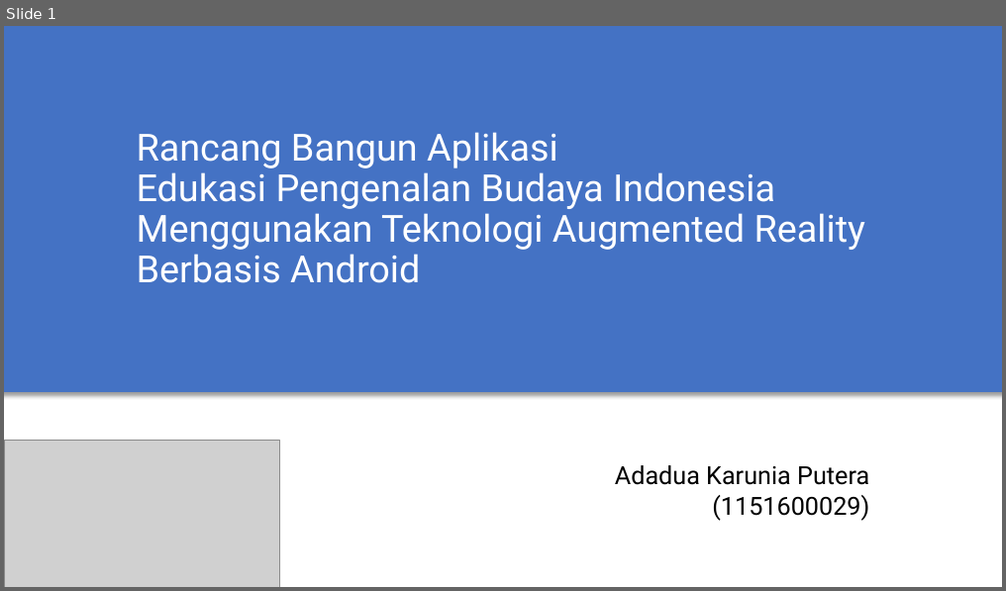
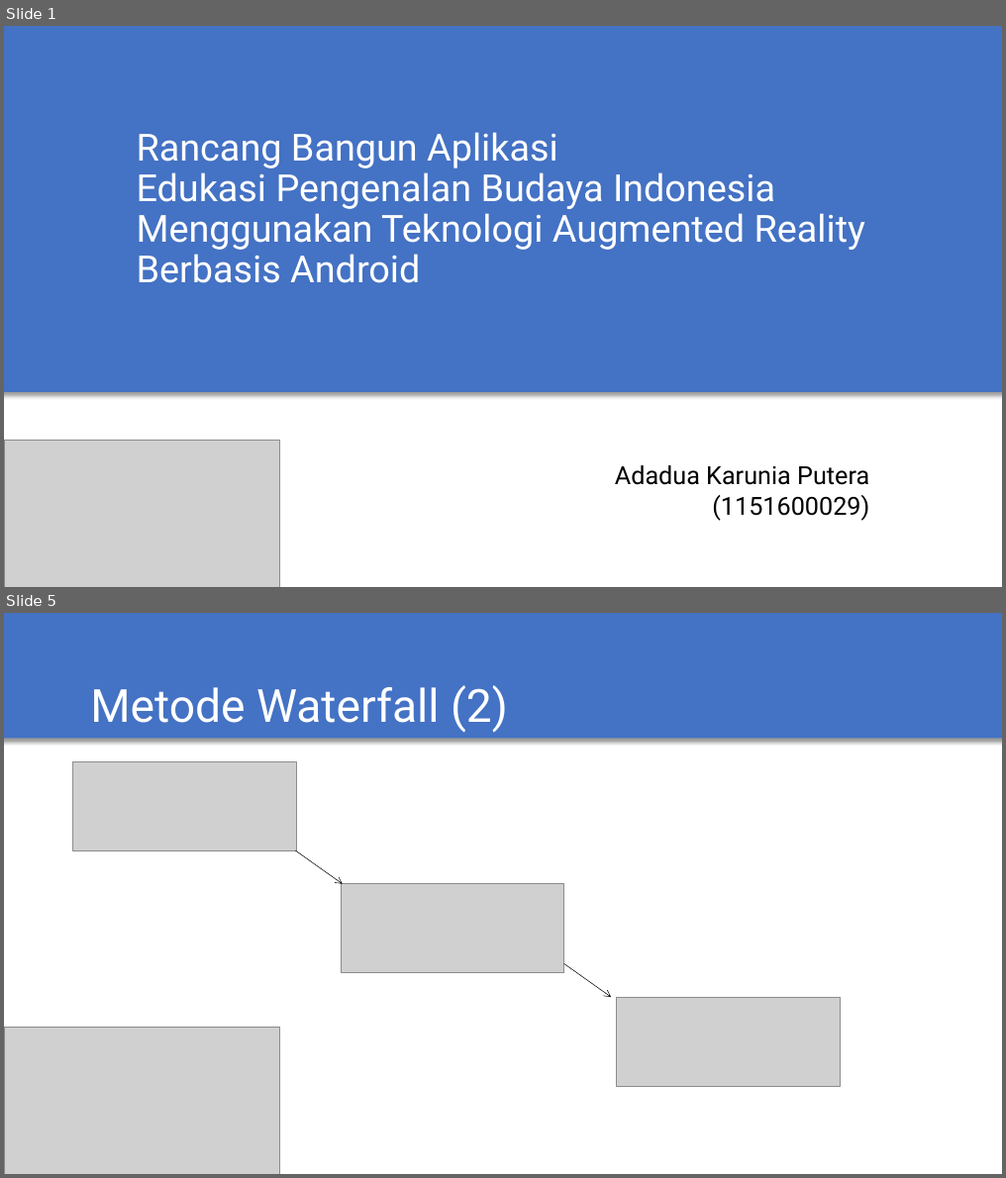
Before and after one commit to adasoraninda/slide-TA, a slide deck: presentasi-TA.pptx. Shown one above the other, each under a label of ours: slide 1 before the commit, slides 1 and 5 after it; the slides between them are not shown. The pictures are 1006x591 and 1006x1178 pixels, drawn with LibreOffice and Linux fonts; fonts in the diff are those of the drawing; grey boxes stand for pictures. Boxes give left, top, right and bottom in pixels: in the first picture for what was removed or moved away, otherwise in the second. Text is boxed around its words. In the diff, an @@ line names an element or a change of style, - is before the commit and + after.

```diff
--- a/presentasi-TA.pptx
+++ b/presentasi-TA.pptx
@@ slide 5 added at (x1=4, y1=613, x2=1002, y2=1174), background #FFFFFF @@
@@ rectangle added at (x1=4, y1=613, x2=1002, y2=738), fill #4472C4 @@
@@ text added at (x1=90, y1=685, x2=508, y2=733), 44 pt, text #FFFFFF @@
+Metode Waterfall (2)
@@ picture added at (x1=73, y1=761, x2=297, y2=851) @@
@@ arrow added from (295, 851) to (343, 884), #000000 0.5 pt @@
@@ picture added at (x1=341, y1=883, x2=564, y2=972) @@
@@ arrow added from (564, 964) to (611, 997), #000000 0.5 pt @@
@@ picture added at (x1=617, y1=997, x2=841, y2=1086) @@
@@ picture added at (x1=4, y1=1027, x2=279, y2=1174) @@
```
Also in this commit, not shown: 6 slides changed, 1 other slide added, 2 slides removed.
